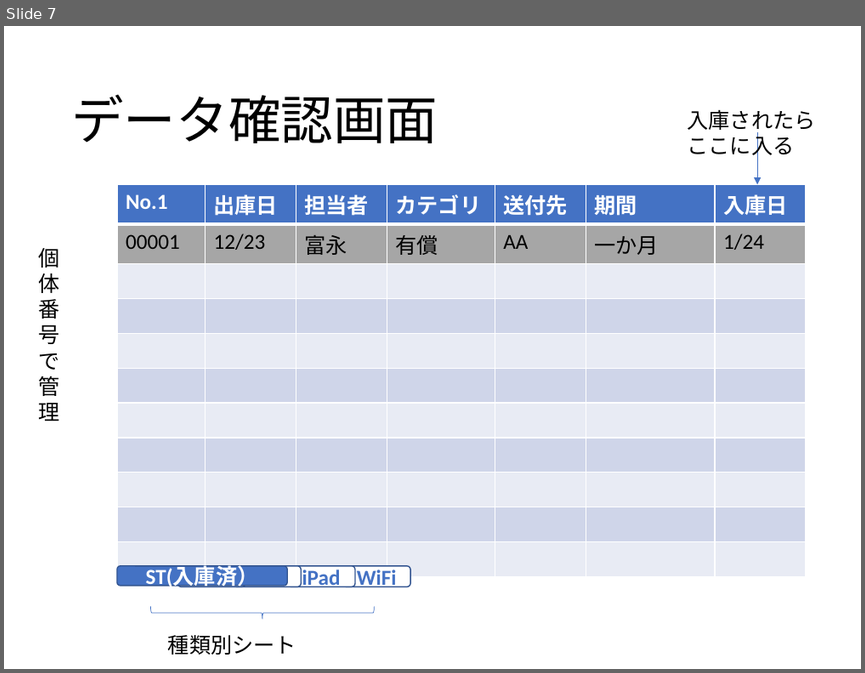
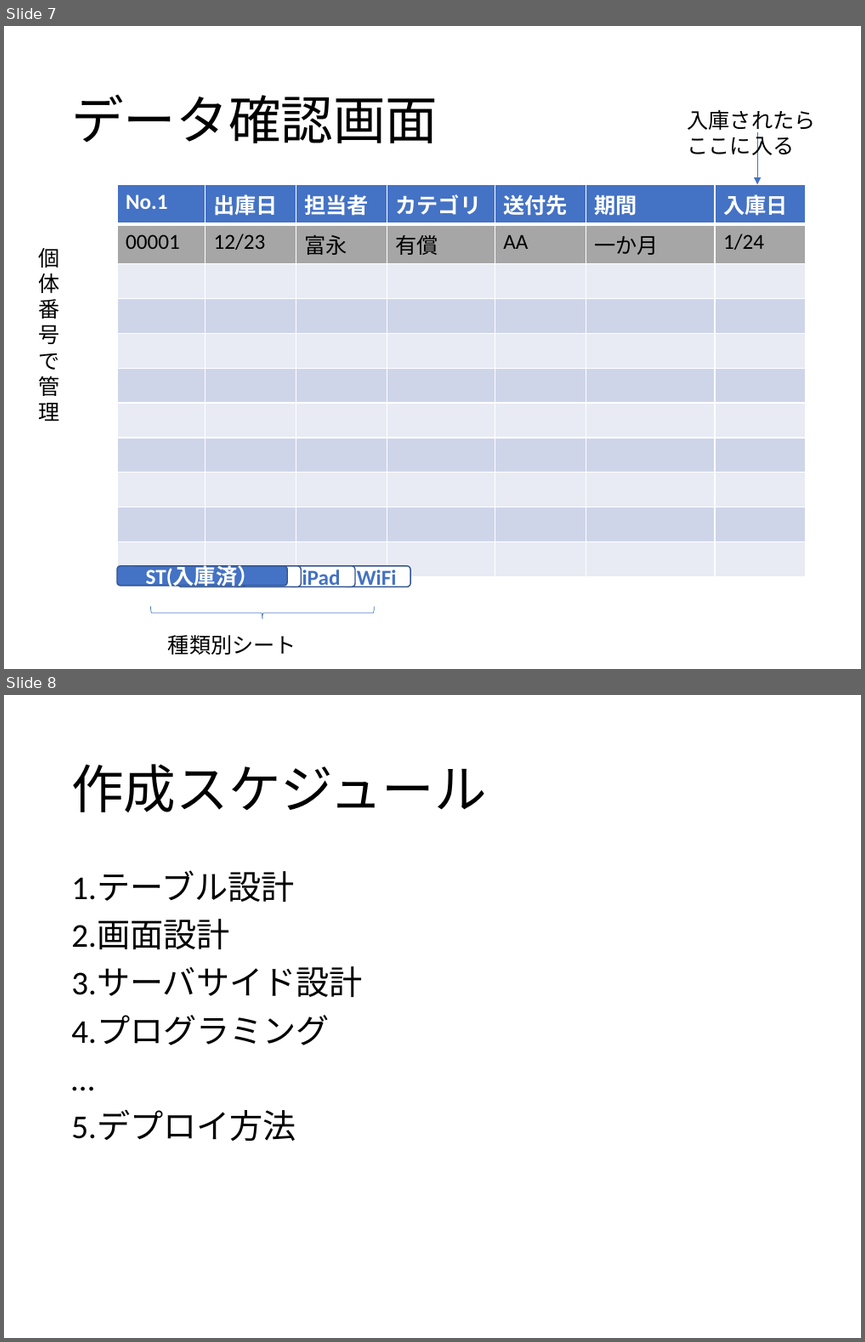
Before and after one commit to takuyaaaaaaahaaaaaa/InventoryManagementTool, a slide deck: 出入庫システムイメージ2.pptx. Shown one above the other, each under a label of ours: slide 7 before the commit, slides 7 and 8 after it. The pictures are 865x673 and 865x1342 pixels, drawn with LibreOffice and Linux fonts; fonts in the diff are those of the drawing. Boxes give left, top, right and bottom in pixels: in the first picture for what was removed or moved away, otherwise in the second. Text is boxed around its words. In the diff, an @@ line names an element or a change of style, - is before the commit and + after.

```diff
--- a/出入庫システムイメージ2.pptx
+++ b/出入庫システムイメージ2.pptx
@@ slide 8 added at box(4, 695, 861, 1338), background #FFFFFF @@
@@ title added at box(71, 764, 487, 812), 44 pt, text #000000 @@
+作成スケジュール
@@ text added at box(71, 871, 363, 1140), 28 pt, text #000000 @@
+1.テーブル設計
+2.画面設計
+3.サーバサイド設計
+4.プログラミング
+…
+5.デプロイ方法
```
Also in this commit, not shown: 1 other slide added.
